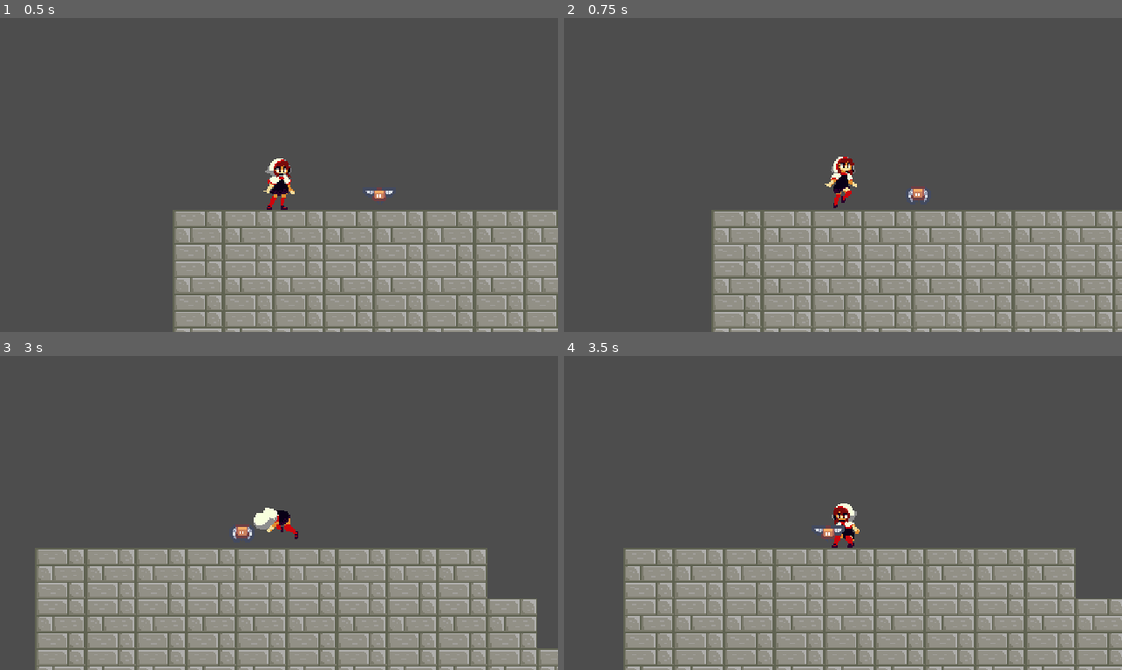
Above: before the commit, frames 1-4 (two rows, left to right).
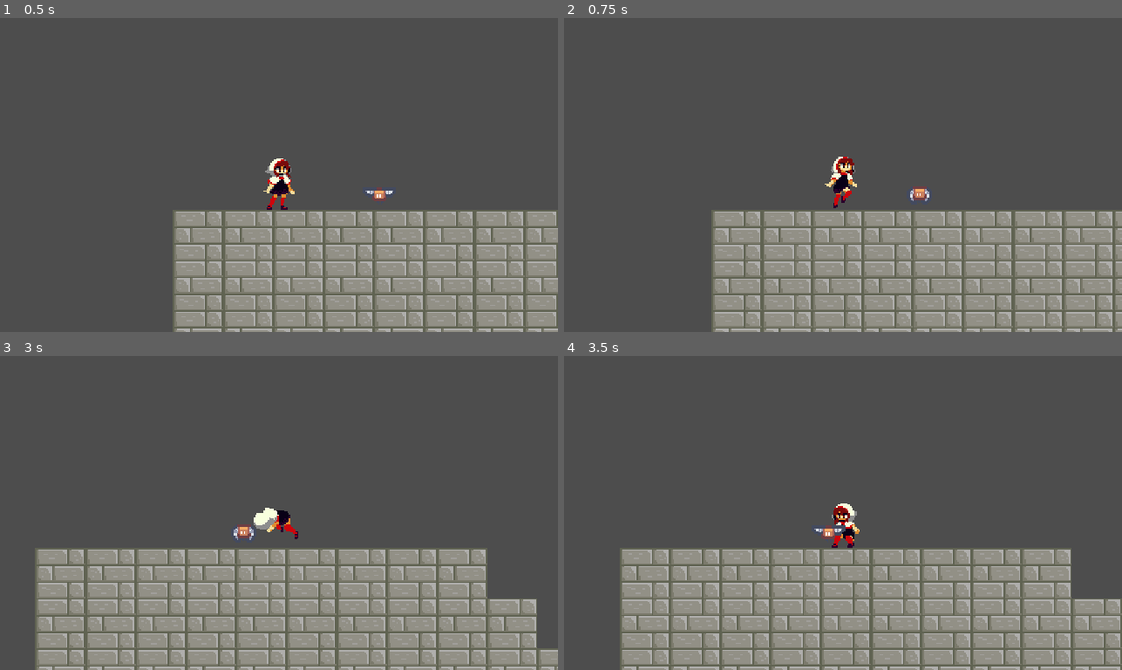
Above: after the commit, the same moments.

Repository: radagon828/GodotFourRepository
Game: Godot game, scene res://Scenes/Levels/DungeonOne.tscn
Same seed, same stepped clock (60 frames per second), same inputs: the game is played once before the commit and once after it.
Inputs:
- Up to frame 1 (0.5 s): no input
- Up to frame 2 (0.75 s): hold D (move_right) from 0.53 s (still down); tap E (attack) at 0.6 s
- Up to frame 3 (3 s): tap Space (jump) at 0.77, 1.52 s; tap F (roll) at 1.35, 2.85 s; release D (move_right) at 2.03 s; hold A (move_left) from 2.03 s (still down); tap E (attack) at 2.1 s
- Up to frame 4 (3.5 s): keep holding A (move_left); tap Space (jump) at 3.02 s

Frame 1 is identical in both runs. In frame 2, less than 0.1% of the frame differs, in the area x 61-66%, y 53-59%; in frame 3, less than 0.1%; in frame 4, 11%, in the area x 10-100%, y 53-100%.

Commit message:
added enemy stats with proper get set functions and also added ability for enemy to detect player

Diff:
--- /dev/null
+++ b/DemonASpect/Overlap/player_detection_zone.tscn
@@ -0,0 +1,10 @@
+[gd_scene load_steps=2 format=3 uid="uid://dwedsao06ptsy"]
+
+[ext_resource type="Script" path="res://Scenes/Enemies/PlayerDetectionZone.gd" id="1_e27qa"]
+
+[node name="PlayerDetectionZone" type="Area2D"]
+collision_layer = 0
+collision_mask = 4
+script = ExtResource("1_e27qa")
+
+[node name="CollisionShape2D" type="CollisionShape2D" parent="."]
--- a/DemonASpect/Scenes/Enemies/Enemy.gd
+++ b/DemonASpect/Scenes/Enemies/Enemy.gd
@@ -11,14 +11,12 @@
 }
 var state = IDLE
 #combat
-var health = 1
-var maxHealth = 1
 var healthMeter = null
 var knockback = Vector2.RIGHT
 
+@onready var stats = $Stats
+@onready var playerDetectionZone = $PlayerDetectionZone
 func _ready():
-	health = float(30)
-	maxHealth = float(3)
 	velocity = velocity
 	set_velocity(velocity)
 	$EnemyHurtbox.area_entered.connect(on_hurtbox_entered)
@@ -28,8 +26,10 @@
 	match state:
 		IDLE:
 			idle_state(delta)
+			seek_player()
 		CHASE:
-			pass
+			chase_state(delta)
+
 		HURT:
 			hurt_state(delta)
 
@@ -39,16 +39,30 @@
 	velocity.x = knockback.x
 	move_and_slide()
 
+func accelerate_towards_point(point, delta):
+	var direction = global_position.direction_to(point)
+	velocity = velocity.move_toward(direction * maxSpeed, 300 * delta)
+
+func seek_player():
+	if playerDetectionZone.can_see_player():
+		print("still see you")
+		state = CHASE
+
+func chase_state(delta):
+	var player = playerDetectionZone.player
+	if player != null:
+		accelerate_towards_point(player.global_position, delta)
+	else:
+		state = IDLE
+
 func on_hurtbox_entered(area: Area2D):
 	knockback = area.knockback_vector * 60
 	velocity += knockback
 	print("I'm HIT")
-	health -= 1
-	if(health < 1):
-		call_deferred("death")
+	stats.health -= 1
 
 func hurt_state(delta):
 	pass
 
-func death():
+func _on_stats_no_health():
 	queue_free()
--- a/DemonASpect/Scenes/Enemies/Enemy.tscn
+++ b/DemonASpect/Scenes/Enemies/Enemy.tscn
@@ -1,9 +1,11 @@
-[gd_scene load_steps=8 format=3 uid="uid://bts43hjoj71hj"]
+[gd_scene load_steps=11 format=3 uid="uid://bts43hjoj71hj"]
 
 [ext_resource type="Script" path="res://Scenes/Enemies/Enemy.gd" id="1_25ktf"]
 [ext_resource type="Texture2D" uid="uid://du360hi8k8e03" path="res://Sprites/character_0024.png" id="2_sthru"]
 [ext_resource type="Texture2D" uid="uid://dlvprl0t4c8gj" path="res://Sprites/character_0025.png" id="3_iduow"]
 [ext_resource type="Texture2D" uid="uid://devkckj25s07d" path="res://Sprites/character_0026.png" id="4_jabok"]
+[ext_resource type="Script" path="res://Scenes/Enemies/Stats.gd" id="5_7hrgx"]
+[ext_resource type="PackedScene" uid="uid://dwedsao06ptsy" path="res://Overlap/player_detection_zone.tscn" id="6_fdw7v"]
 
 [sub_resource type="RectangleShape2D" id="RectangleShape2D_vtlj5"]
 size = Vector2(6, 5)
@@ -25,8 +27,11 @@
 "speed": 15.0
 }]
 
-[sub_resource type="CircleShape2D" id="CircleShape2D_1unn6"]
-radius = 9.05539
+[sub_resource type="CircleShape2D" id="CircleShape2D_5ov12"]
+
+[sub_resource type="CapsuleShape2D" id="CapsuleShape2D_6cja8"]
+radius = 7.0
+height = 74.0
 
 [node name="EnemyGeneric" type="CharacterBody2D"]
 script = ExtResource("1_25ktf")
@@ -52,4 +57,20 @@
 
 [node name="CollisionShape2D" type="CollisionShape2D" parent="EnemyHurtbox"]
 position = Vector2(0, -12)
-shape = SubResource("CircleShape2D_1unn6")
+rotation = 1.5708
+shape = SubResource("CircleShape2D_5ov12")
+
+[node name="Stats" type="Node" parent="."]
+script = ExtResource("5_7hrgx")
+max_health = 3
+
+[node name="PlayerDetectionZone" parent="." instance=ExtResource("6_fdw7v")]
+
+[node name="CollisionShape2D" parent="PlayerDetectionZone" index="0"]
+position = Vector2(0, -12)
+rotation = 1.5708
+shape = SubResource("CapsuleShape2D_6cja8")
+
+[connection signal="no_health" from="Stats" to="." method="_on_stats_no_health"]
+
+[editable path="PlayerDetectionZone"]
--- /dev/null
+++ b/DemonASpect/Scenes/Enemies/PlayerDetectionZone.gd
@@ -0,0 +1,18 @@
+extends Area2D
+
+var player = null
+
+func can_see_player():
+	return player != null
+
+func _ready():
+	body_entered.connect(on_player_detection)
+	body_exited.connect(on_player_evasion)
+
+# Called every frame. 'delta' is the elapsed time since the previous frame.
+func on_player_detection(body: Node2D):
+	player = body
+	print("I can see you")
+
+func on_player_evasion(body: Node2D):
+	player = null
--- /dev/null
+++ b/DemonASpect/Scenes/Enemies/Stats.gd
@@ -0,0 +1,20 @@
+extends Node
+
+signal no_health
+
+@export var max_health = 1 :
+	get:
+		return max_health
+	set(value):
+		max_health = value
+
+var health = max_health :
+	get:
+		return health
+	set(value):
+		health = value
+		if health <= 0:
+			emit_signal("no_health")
+
+func _ready():
+	self.health = max_health
--- a/DemonASpect/Scenes/Player/AttackOneHit.gd
+++ b/DemonASpect/Scenes/Player/AttackOneHit.gd
@@ -5,4 +5,3 @@
 
 func _physics_process(delta):
 	knockback_vector = player.roll_vector
-	print(knockback_vector)
--- a/DemonASpect/Scenes/Player/Player.tscn
+++ b/DemonASpect/Scenes/Player/Player.tscn
@@ -582,6 +582,7 @@
 [sub_resource type="CapsuleShape2D" id="CapsuleShape2D_l047g"]
 
 [node name="Player" type="CharacterBody2D"]
+collision_layer = 4
 script = ExtResource("1")
 cancelable = true
 
